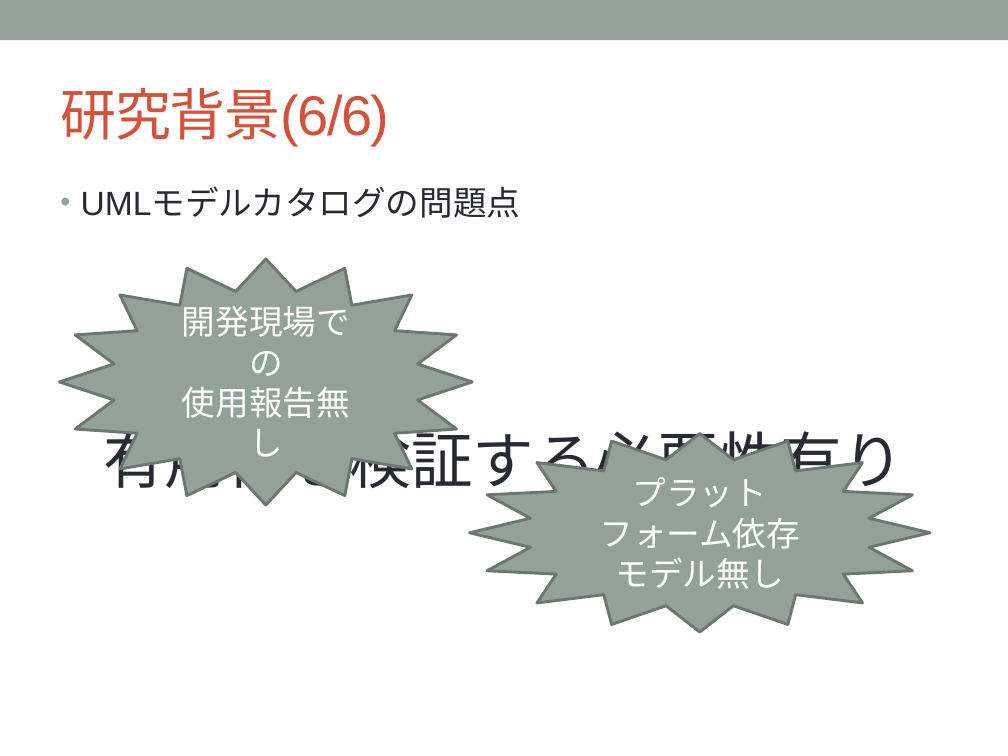
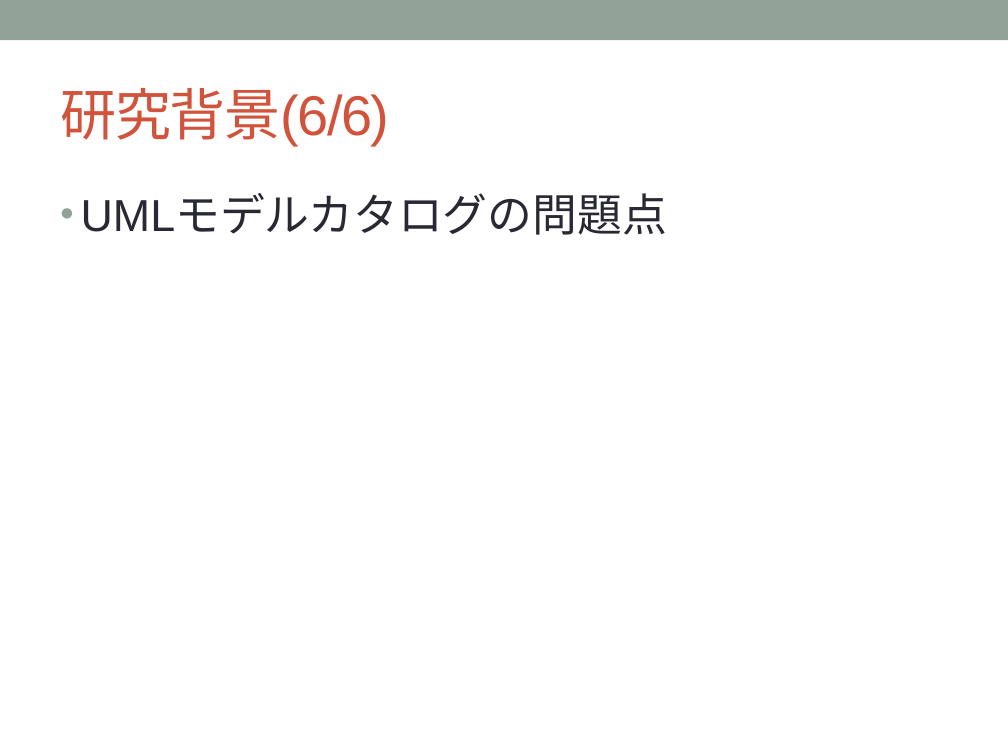
Before and after one commit to YutaNiimura/leJOS-OSEK, a slide deck: slide 9 of 中間発表関連/5I25新村祐太 中間発表スライドver0.5.pptx (slide 8 before the commit). Drawn at 1008x756 pixels with LibreOffice and Linux fonts; fonts in the diff are those of the drawing. Boxes give left, top, right and bottom in pixels: in the first picture for what was removed or moved away, otherwise in the second. Text is boxed around its words. In the diff, an @@ line names an element or a change of style, - is before the commit and + after.

```diff
--- a/中間発表関連/5I25新村祐太 中間発表スライドver0.5.pptx
+++ b/中間発表関連/5I25新村祐太 中間発表スライドver0.5.pptx
@@ text "UMLモデルカタログの問題点" at <box>81,196,667,235</box>: size 24 to 32 pt; more space between paragraphs @@
@@ star removed at <box>59,259,472,505</box> @@
-開発現場での
-使用報告無し
@@ text at <box>103,420,904,499</box>: paragraph removed @@
-有用性を検証する必要性有り
@@ star removed at <box>470,433,930,632</box> @@
-プラットフォーム依存モデル無し
```
Also in this commit, not shown: 9 other slides changed, 2 slides added, 11 other files.
